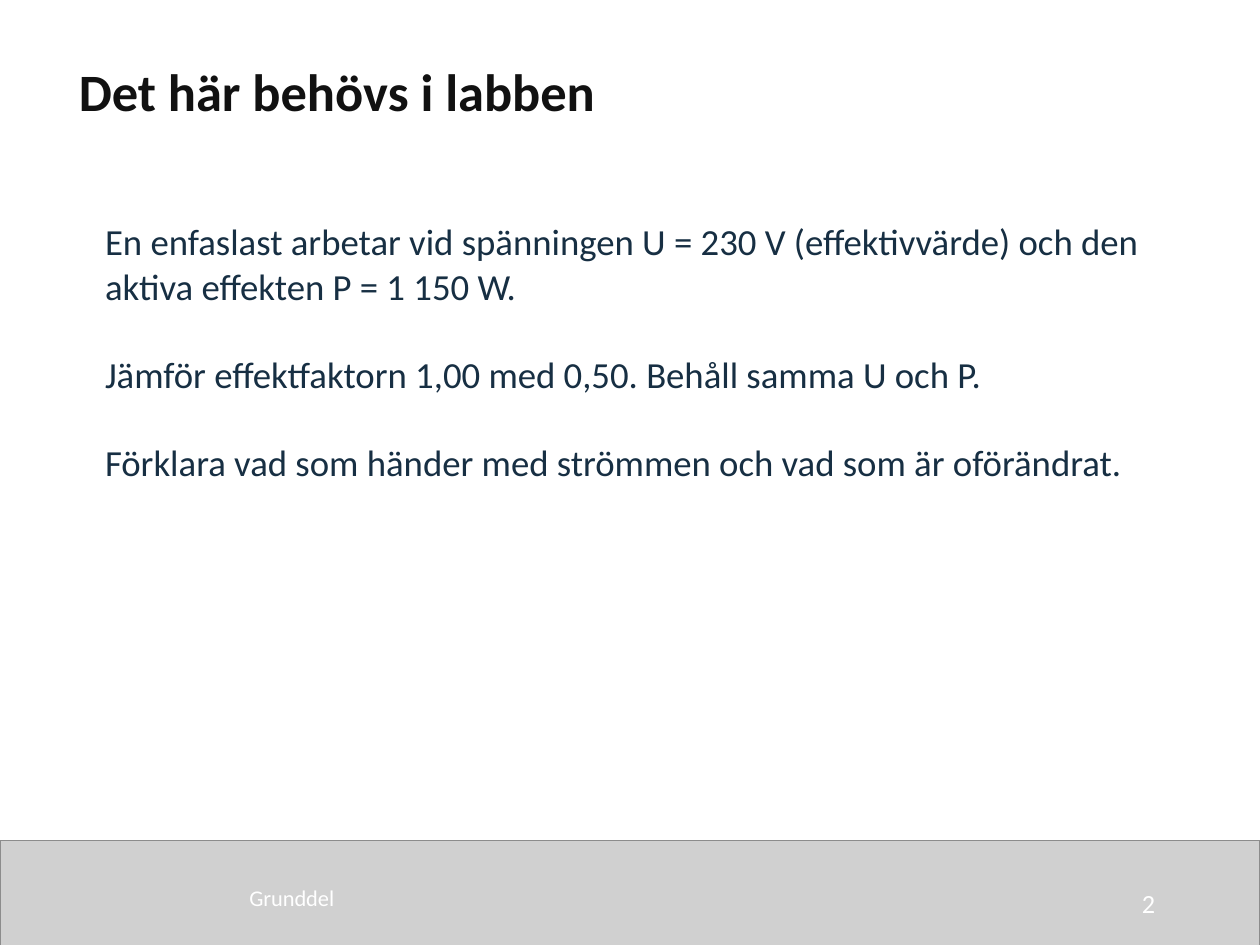
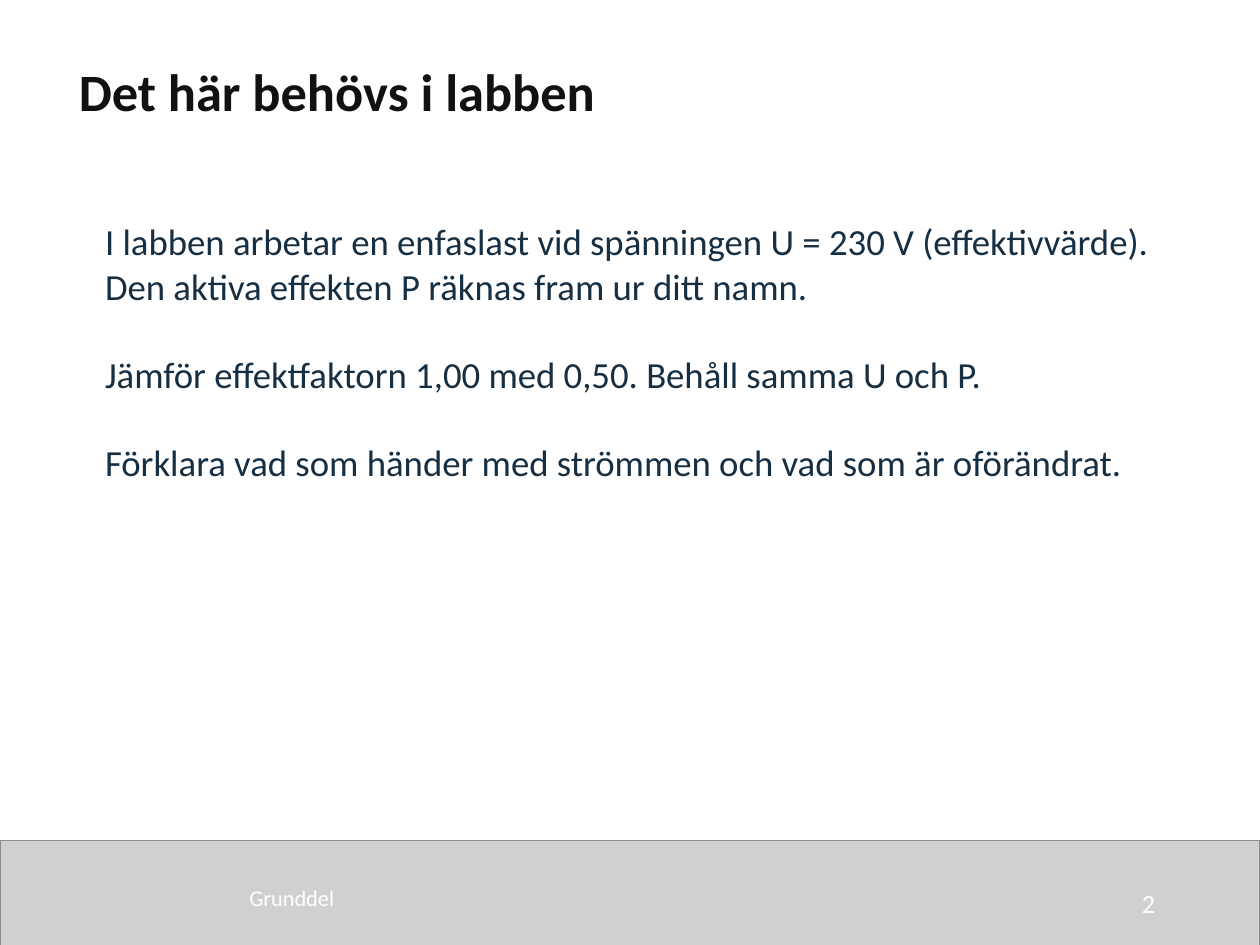
Before and after one commit to nj22az/nj22az.github.io, a slide deck: slide 2 of sjoskolan/vecka-40/aktuell/v40_03_Effekt_i_vaxelstromskretsar_elev.pptx. Drawn at 1260x945 pixels with LibreOffice and Linux fonts; fonts in the diff are those of the drawing; grey boxes stand for pictures. Boxes give left, top, right and bottom in pixels: in the first picture for what was removed or moved away, otherwise in the second. Text is boxed around its words. In the diff, an @@ line names an element or a change of style, - is before the commit and + after.

```diff
--- a/sjoskolan/vecka-40/aktuell/v40_03_Effekt_i_vaxelstromskretsar_elev.pptx
+++ b/sjoskolan/vecka-40/aktuell/v40_03_Effekt_i_vaxelstromskretsar_elev.pptx
@@ text at bbox=[105, 228, 1148, 301]: text changed @@
-En enfaslast arbetar vid spänningen U = 230 V (effektivvärde) och den aktiva effekten P = 1 150 W.
+I labben arbetar en enfaslast vid spänningen U = 230 V (effektivvärde). Den aktiva effekten P räknas fram ur ditt namn.
```
Also in this commit, not shown: 50 other files.
